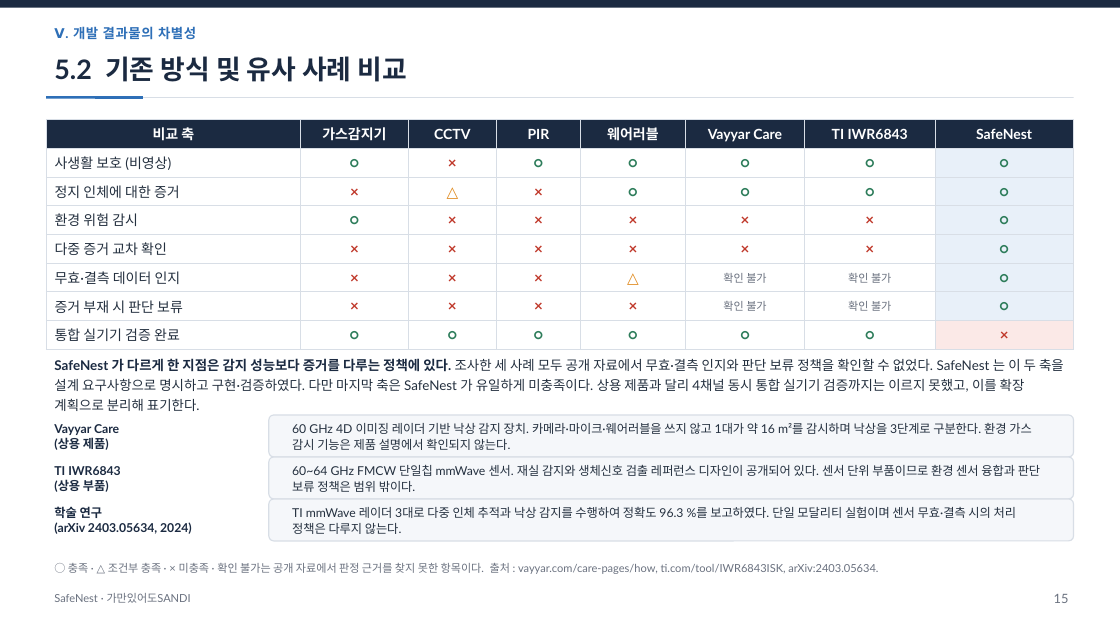
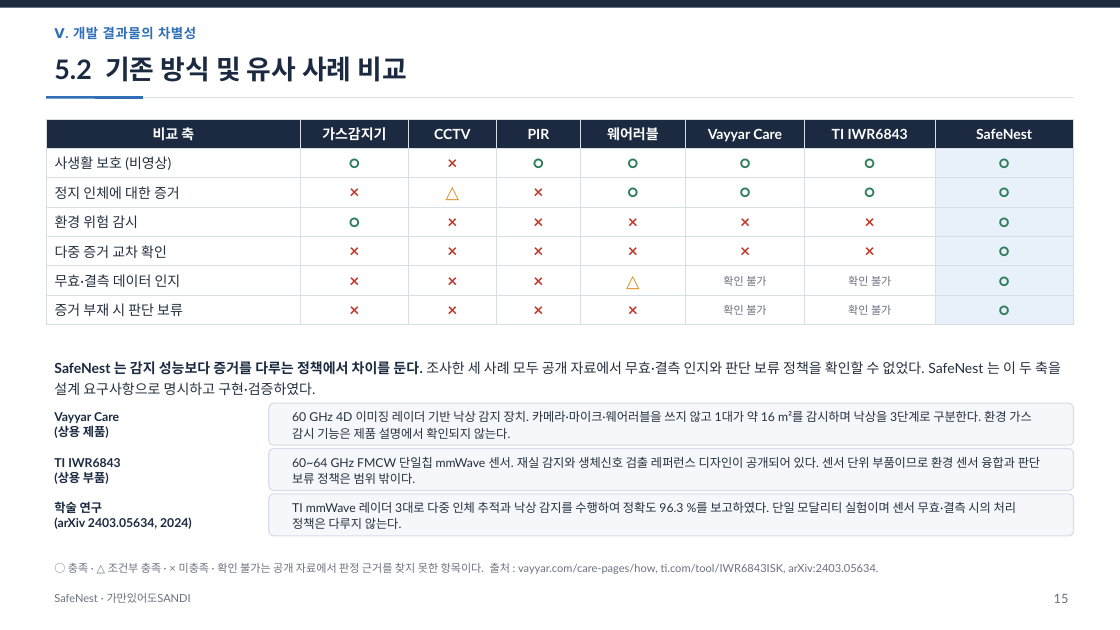
Before and after one commit to jinsu1011/safenest-embedded-competition, a slide deck: slide 16 of final-report/2026ESWContest_자유공모_가만있어도SANDI_개발완료보고서.pptx. Drawn at 1120x630 pixels with LibreOffice and Linux fonts; fonts in the diff are those of the drawing. Boxes give left, top, right and bottom in pixels: in the first picture for what was removed or moved away, otherwise in the second. Text is boxed around its words. In the diff, an @@ line names an element or a change of style, - is before the commit and + after.

```diff
--- a/final-report/2026ESWContest_자유공모_가만있어도SANDI_개발완료보고서.pptx
+++ b/final-report/2026ESWContest_자유공모_가만있어도SANDI_개발완료보고서.pptx
@@ table at (x1=46, y1=119, x2=1074, y2=320) @@
-row 8: 통합 실기기 검증 완료 | ○ | ○ | ○ | ○ | ○ | ○ | ×
@@ text at (x1=54, y1=361, x2=1061, y2=395): text changed; size 11.5 to 12 pt @@
-SafeNest 가 다르게 한 지점은 감지 성능보다 증거를 다루는 정책에 있다. 조사한 세 사례 모두 공개 자료에서 무효·결측 인지와 판단 보류 정책을 확인할 수 없었다. SafeNest 는 이 두 축을 설계 요구사항으로 명시하고 구현·검증하였다. 다만 마지막 축은 SafeNest 가 유일하게 미충족이다. 상용 제품과 달리 4채널 동시 통합 실기기 검증까지는 이르지 못했고, 이를 확장 계획으로 분리해 표기한다.
+SafeNest 는 감지 성능보다 증거를 다루는 정책에서 차이를 둔다. 조사한 세 사례 모두 공개 자료에서 무효·결측 인지와 판단 보류 정책을 확인할 수 없었다. SafeNest 는 이 두 축을 설계 요구사항으로 명시하고 구현·검증하였다.
@@ 4 texts, 2 rounded rectangles moved together from (x1=54, y1=415, x2=1074, y2=499) to (x1=54, y1=403, x2=1074, y2=491) @@
@@ 2 texts, 1 rounded rectangle moved together from (x1=54, y1=499, x2=1074, y2=541) to (x1=54, y1=494, x2=1074, y2=536) @@
```
Also in this commit, not shown: 8 other slides changed, 12 other files.
